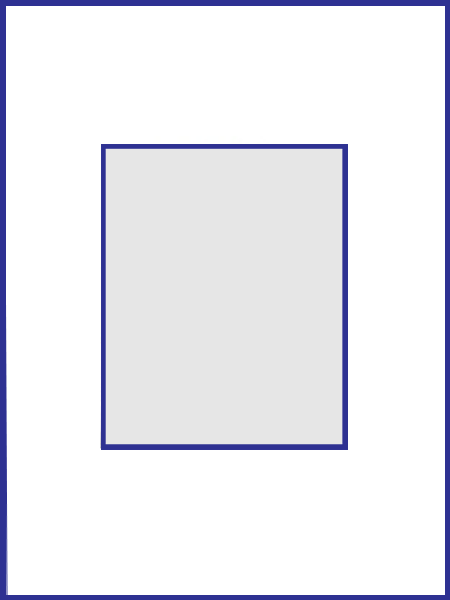
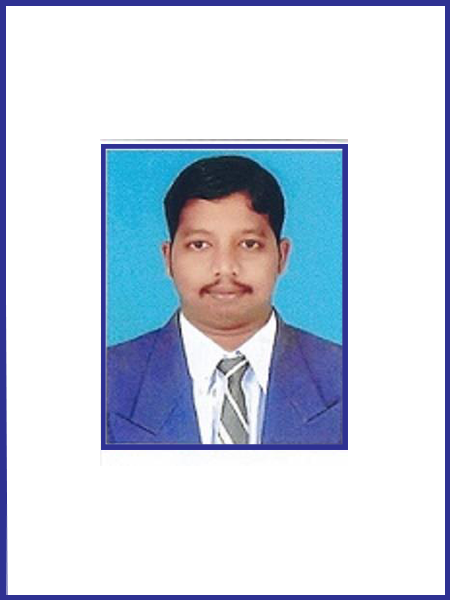
The second 450 x 600 image is a revision of the first. Changes to its layers:
added layer "P.Rajkumar" above "Rectangle 8" over (100, 139, 348, 466)
